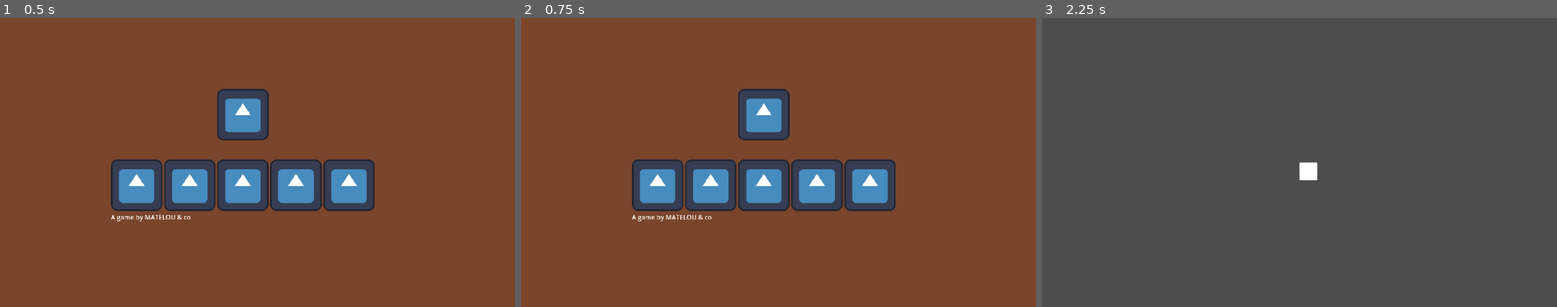
Above: before the commit, frames 1-3 (left to right).
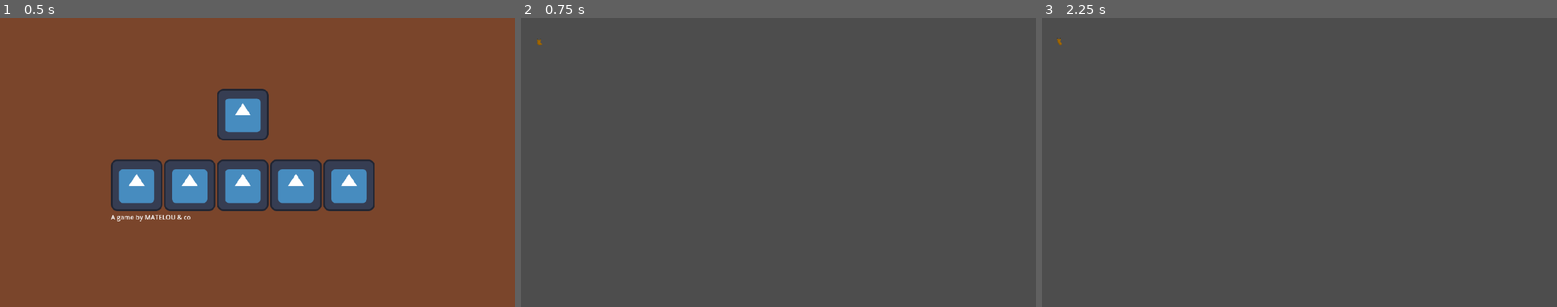
Above: after the commit, the same moments.

Repository: Skyepulse/LudumDare56
Game: Godot game, scene res://Level Scenes/control.tscn
Two runs of this game, one before a commit and one after it. Both use one fixed random seed, a clock stepped at 60 frames per second and the inputs below. The engine's default icon, where the game draws it, is replaced by a stand-in: a white triangle on a blue panel in a dark square.
Inputs (mouse positions are in pixels of both pictures, inside the frame that each line leads up to):
- Up to frame 1 (0.5 s): no input
- Up to frame 2 (0.75 s): click (660, 185) at 0.5 s
- Up to frame 3 (2.25 s): click (1181, 185) at 1.27 s; click (1232, 185) at 2.02 s

Frame 1 is identical in both runs. In frame 2, 96% of the frame differs, in the area x 0-100%, y 0-100%; in frame 3, 0.2%.
Error before the commit: Parse Error: Expected indented block after function declaration. (res://Scripts/animalStack.gd:48)

Commit message:
Fixed scene

Diff:
--- a/Level Scenes/Level1.tscn
+++ b/Level Scenes/Level1.tscn
@@ -1,49 +1,8 @@
-[gd_scene load_steps=2 format=3 uid="uid://dgjal30b62d72"]
+[gd_scene load_steps=2 format=3 uid="uid://xtcc75vdkcyi"]
 
-[ext_resource type="PackedScene" uid="uid://4vvxaoggeiqn" path="res://PrefabScenes/vivier.tscn" id="1_arjuv"]
+[ext_resource type="PackedScene" uid="uid://d0h4t8bmmobpp" path="res://Level Scenes/slug.tscn" id="1_qi1dv"]
 
-[node name="Node2D" type="Node2D"]
+[node name="Level1" type="Node2D"]
 
-[node name="Node2D" parent="." instance=ExtResource("1_arjuv")]
-position = Vector2(444, 192)
-
-[gd_scene load_steps=3 format=3 uid="uid://dgjal30b62d72"]
-
-[ext_resource type="PackedScene" uid="uid://d0h4t8bmmobpp" path="res://Level Scenes/slug.tscn" id="1_ij8s2"]
-
-[sub_resource type="GDScript" id="GDScript_nkkeb"]
-script/source = "extends Node2D
-
-
-# Called when the node enters the scene tree for the first time.
-func _ready() -> void:
-	pass # Replace with function body.
-
-
-# Called every frame. 'delta' is the elapsed time since the previous frame.
-func _process(delta: float) -> void:
-	pass
-"
-
-[node name="Node2D" type="Node2D"]
-position = Vector2(1, 1)
-script = SubResource("GDScript_nkkeb")
-
-[node name="Camera2D" type="Camera2D" parent="."]
-position = Vector2(-4, 8)
-zoom = Vector2(5, 5)
-
-[node name="ColorRect" type="ColorRect" parent="Camera2D"]
-offset_left = 4.0
-offset_top = -8.0
-offset_right = 356.0
-offset_bottom = 250.0
-
-[node name="Slug" parent="Camera2D" instance=ExtResource("1_ij8s2")]
-position = Vector2(64, 34)
-speed = 0
-size = 0
-throw_distance = 0
-reproduction_rate = 0
-type = 0
-state = 0
+[node name="Slug" parent="." instance=ExtResource("1_qi1dv")]
+position = Vector2(42, 55)
--- a/Scripts/animalStack.gd
+++ b/Scripts/animalStack.gd
@@ -46,6 +46,7 @@
 	init_animals(Animal.AnimalType.SLUG, 2)
 
 func _process(_delta):
+	pass
 
 #====================================#
 func debug_animal_list():
